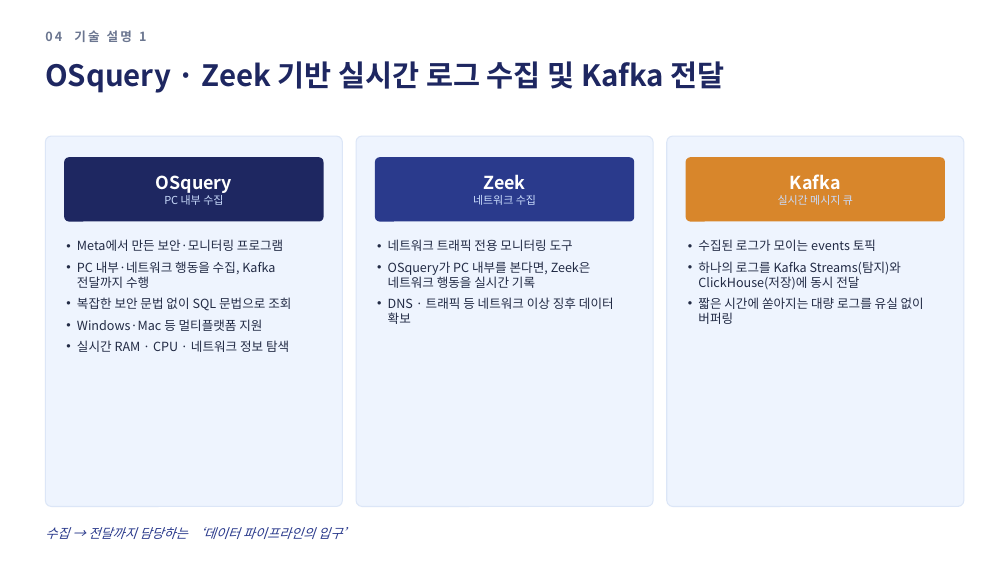
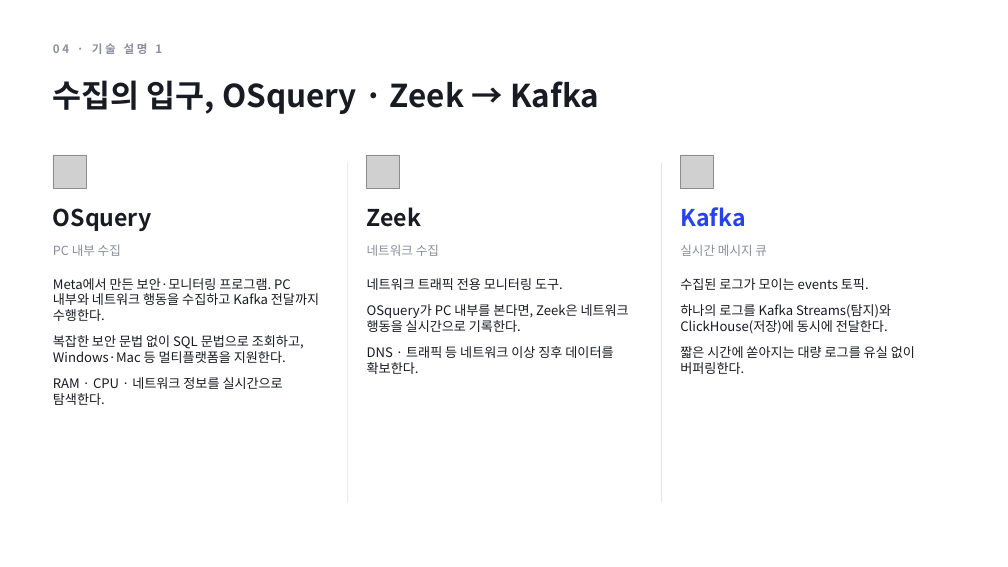
Before and after one commit to 2026-Siheung-Bootcamp-Team-I/Midterm-Presentation, a slide deck: slide 7 of 슬라이드/EDR_중간발표.pptx. Drawn at 1008x567 pixels with LibreOffice and Linux fonts; fonts in the diff are those of the drawing; grey boxes stand for pictures. Boxes give left, top, right and bottom in pixels: in the first picture for what was removed or moved away, otherwise in the second. Text is boxed around its words. In the diff, an @@ line names an element or a change of style, - is before the commit and + after.

```diff
--- a/슬라이드/EDR_중간발표.pptx
+++ b/슬라이드/EDR_중간발표.pptx
@@ text at (53,43,162,54): text changed; size 12 to 11 pt; text colour #6B7690 to #8A8F9C @@
-04 기술 설명 1
+04 · 기술 설명 1
@@ text at (53,80,599,114): text changed; size 28 to 30 pt; text colour #1E2761 to #191B22 @@
-OSquery · Zeek 기반 실시간 로그 수집 및 Kafka 전달
+수집의 입구, OSquery · Zeek → Kafka
@@ rounded rectangle removed at (45,136,343,507) @@
@@ rounded rectangle removed at (356,136,653,507) @@
@@ rounded rectangle removed at (667,136,964,507) @@
@@ picture added at (53,155,86,188) @@
@@ rounded rectangle removed at (64,157,324,222) @@
@@ text at (156,175,232,193): paragraph removed @@
-OSquery
@@ line added from (348, 163) to (348, 503), #E3E5EA 0.75 pt @@
@@ picture added at (367,155,400,188) @@
@@ rounded rectangle removed at (375,157,634,222) @@
@@ text at (483,174,525,189): paragraph removed @@
-Zeek
@@ line added from (662, 163) to (662, 503), #E3E5EA 0.75 pt @@
@@ picture added at (681,155,714,188) @@
@@ rounded rectangle removed at (686,157,945,222) @@
@@ text at (790,174,841,189): paragraph removed @@
-Kafka
@@ text added at (53,208,152,231), 22 pt, text #191B22, bold @@
+OSquery
@@ text added at (367,207,421,227), 22 pt, text #191B22, bold @@
+Zeek
@@ text added at (680,207,745,227), 22 pt, text #2643EB, bold @@
+Kafka
@@ text "PC 내부 수집": place and size @@
-text "PC 내부 수집" at (156,175,232,205)
+text "PC 내부 수집" at (53,244,121,256)
@@ size 10.5 to 12 pt, text colour #CADCFC to #8A8F9C; alignment centre to left in 3 elements at (53,244,121,256), (680,244,767,256), (367,245,439,256) @@
@@ text "네트워크 수집": place and size @@
-text "네트워크 수집" at (473,174,536,205)
+text "네트워크 수집" at (367,245,439,256)
@@ text "실시간 메시지 큐": place and size @@
-text "실시간 메시지 큐" at (778,174,853,205)
+text "실시간 메시지 큐" at (680,244,767,256)
@@ text at (53,278,319,405): text changed; size 12 to 12.5 pt; text colour #222B45 to #191B22 @@
-• Meta에서 만든 보안·모니터링 프로그램
-• PC 내부·네트워크 행동을 수집, Kafka 전달까지 수행
-• 복잡한 보안 문법 없이 SQL 문법으로 조회
-• Windows·Mac 등 멀티플랫폼 지원
-• 실시간 RAM · CPU · 네트워크 정보 탐색
+Meta에서 만든 보안·모니터링 프로그램. PC 내부와 네트워크 행동을 수집하고 Kafka 전달까지 수행한다.
+복잡한 보안 문법 없이 SQL 문법으로 조회하고, Windows·Mac 등 멀티플랫폼을 지원한다.
+RAM · CPU · 네트워크 정보를 실시간으로 탐색한다.
@@ text at (367,278,629,374): text changed; size 12 to 12.5 pt; text colour #222B45 to #191B22 @@
-• 네트워크 트래픽 전용 모니터링 도구
-• OSquery가 PC 내부를 본다면, Zeek은 네트워크 행동을 실시간 기록
-• DNS · 트래픽 등 네트워크 이상 징후 데이터 확보
+네트워크 트래픽 전용 모니터링 도구.
+OSquery가 PC 내부를 본다면, Zeek은 네트워크 행동을 실시간으로 기록한다.
+DNS · 트래픽 등 네트워크 이상 징후 데이터를 확보한다.
@@ text at (680,278,915,374): text changed; size 12 to 12.5 pt; text colour #222B45 to #191B22 @@
-• 수집된 로그가 모이는 events 토픽
-• 하나의 로그를 Kafka Streams(탐지)와 ClickHouse(저장)에 동시 전달
-• 짧은 시간에 쏟아지는 대량 로그를 유실 없이 버퍼링
+수집된 로그가 모이는 events 토픽.
+하나의 로그를 Kafka Streams(탐지)와 ClickHouse(저장)에 동시에 전달한다.
+짧은 시간에 쏟아지는 대량 로그를 유실 없이 버퍼링한다.
@@ text removed at (45,527,355,539) @@
-수집 → 전달까지 담당하는 ‘데이터 파이프라인의 입구’
```
Also in this commit, not shown: 11 other slides changed, 19 other files.
